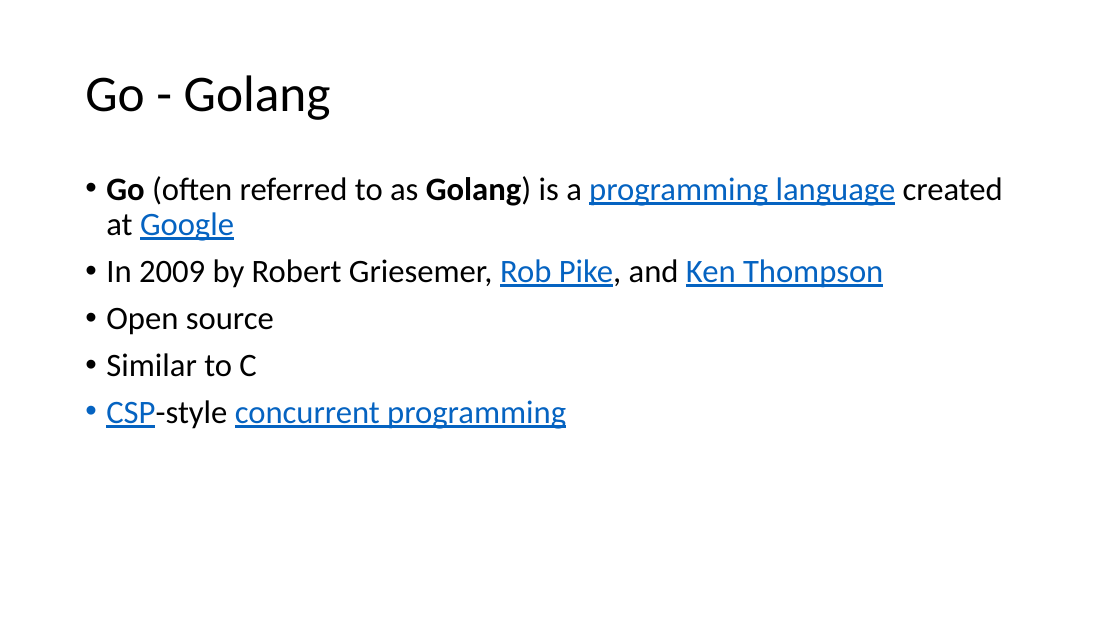
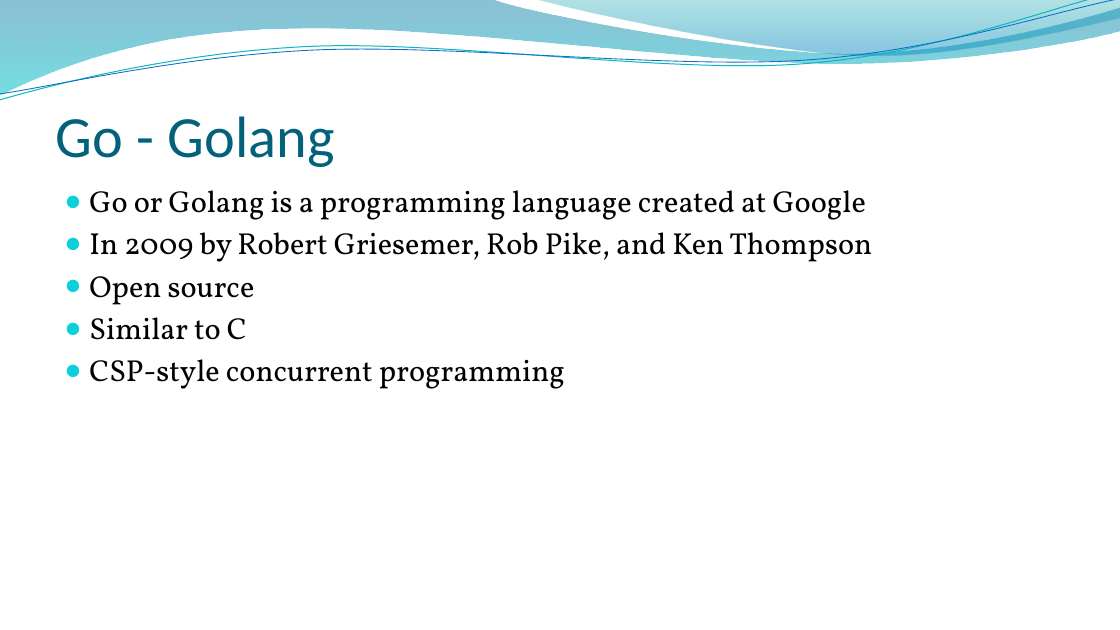
Before and after one commit to aleksamirkovic/blockchainExamples, a slide deck: slide 6 of HyperLedgerFabric.pptx. Drawn at 1120x630 pixels with LibreOffice and Linux fonts; fonts in the diff are those of the drawing; background and template pictures are left out. Boxes give left, top, right and bottom in pixels: in the first picture for what was removed or moved away, otherwise in the second. Text is boxed around its words. In the diff, an @@ line names an element or a change of style, - is before the commit and + after.

```diff
--- a/HyperLedgerFabric.pptx
+++ b/HyperLedgerFabric.pptx
@@ freeform shape added at (x1=0, y1=0, x2=1120, y2=95), fill gradient #0074A1 to #00C6CF @@
@@ freeform shape added at (x1=0, y1=0, x2=1120, y2=105), outline #0AB8BF 0.85 pt @@
@@ freeform shape added at (x1=0, y1=0, x2=1120, y2=100), outline #0F6FC6 0.75 pt @@
@@ freeform shape added at (x1=537, y1=0, x2=1120, y2=58), fill gradient #00A1A9 to #008BBF @@
@@ title "Go - Golang" moved from (x1=85, y1=75, x2=331, y2=120) to (x1=56, y1=116, x2=335, y2=167) @@
@@ title "Go - Golang" at (x1=56, y1=116, x2=335, y2=167): size 44 to 50 pt, text colour #000000 to #04617B; line spacing 0.9 to 1; vertical alignment middle to bottom @@
@@ text "Go or Golang is a ..." moved from (x1=106, y1=176, x2=1003, y2=429) to (x1=89, y1=190, x2=872, y2=389) @@
@@ text at (x1=89, y1=190, x2=866, y2=220): text changed; size 28 to 26 pt; font Calibri to Vollkorn @@
-• Go (often referred to as Golang) is a programming language created at Google
+● Go or Golang is a programming language created at Google
@@ text at (x1=89, y1=232, x2=872, y2=389): size 28 to 26 pt, font Calibri to Vollkorn in "In 2009 by Robert Griesemer, Rob Pike, ...", "Open source", "Similar to C", "CSP-style concurrent programming"; text colour #0563C1 to #000000, underline off in "Rob Pike, Ken Thompson", "CSP-style concurrent programming"; bullet • to ●; line spacing 0.9 to 1; less space between paragraphs @@
```
Also in this commit, not shown: 29 other slides changed, 1 slide added, 5 slides removed.
